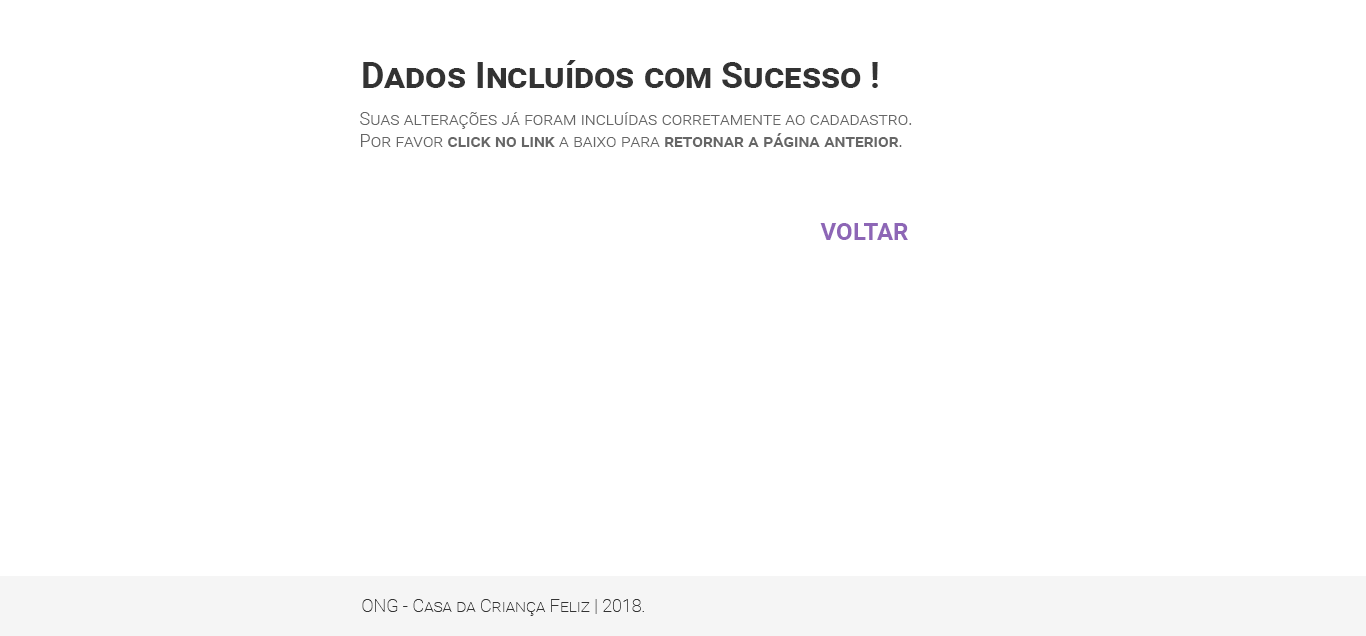
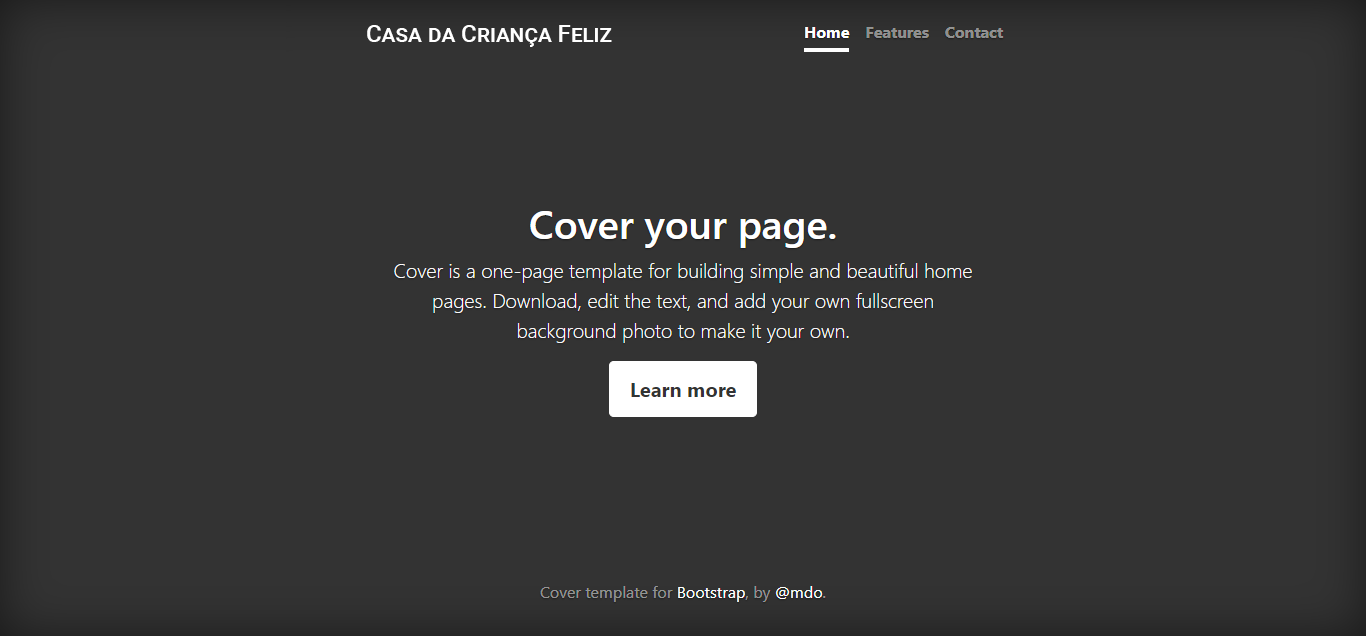
Before/after of a 1366 x 636 layered artwork. What changed in the layer stack:
hid group "validação" (15 layers) over [0, 0, 1366, 636]
hid group "sucesso" (6 layers) over [0, 0, 1366, 636]
showed group "principal" (3 layers) over [0, 0, 1366, 636]
added layer "Casa da Criança Feliz" in group "principal" over [367, 25, 612, 47]
renamed "original bg" to "Camada 1", painted on it over [0, 0, 1366, 636]
added layer "Retângulo 1" in group "principal" over [339, 9, 497, 56]
